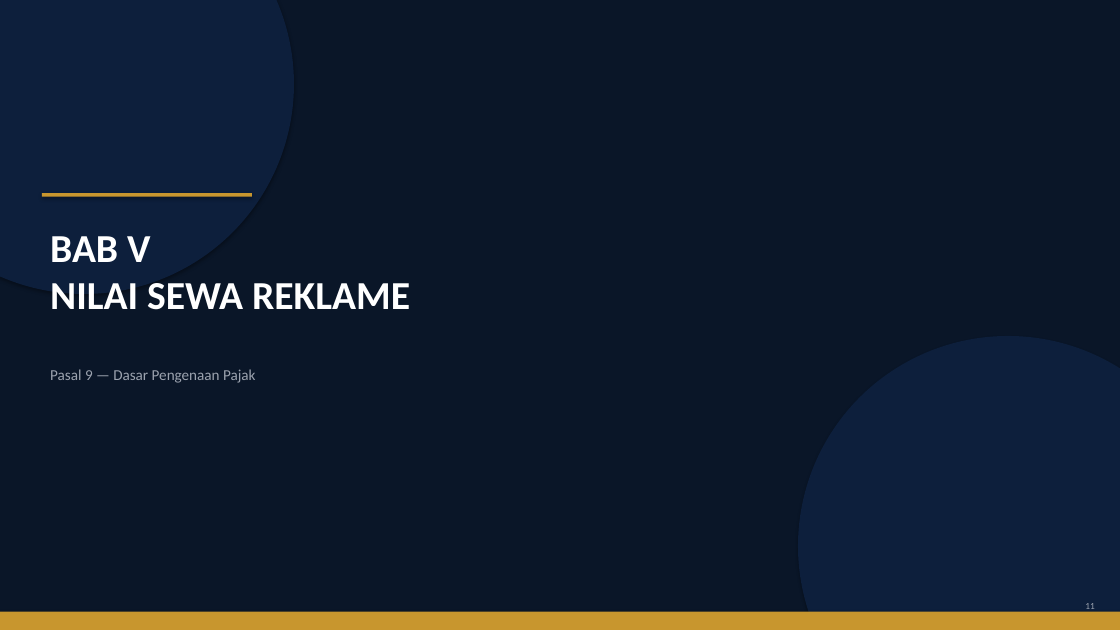
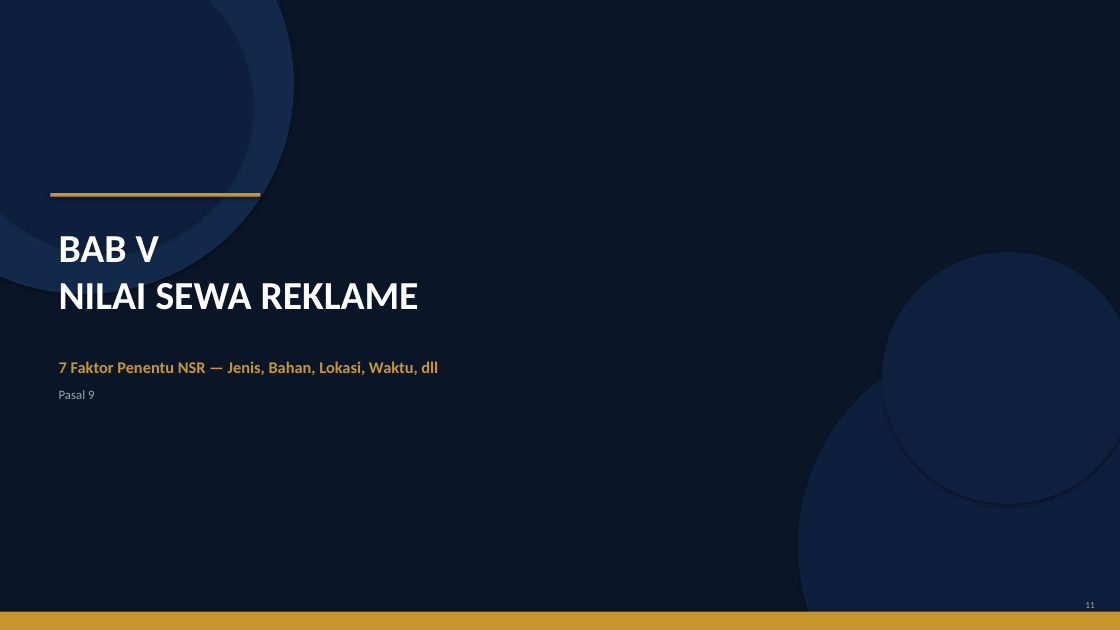
Before and after one commit to rahadiana/coba_ppt, a slide deck: slide 12 of Perwal_Bekasi_51_2024_Pajak_Reklame.pptx. Drawn at 1120x630 pixels with LibreOffice and Linux fonts; fonts in the diff are those of the drawing. Boxes give left, top, right and bottom in pixels: in the first picture for what was removed or moved away, otherwise in the second. Text is boxed around its words. In the diff, an @@ line names an element or a change of style, - is before the commit and + after.

```diff
--- a/Perwal_Bekasi_51_2024_Pajak_Reklame.pptx
+++ b/Perwal_Bekasi_51_2024_Pajak_Reklame.pptx
@@ ellipse: place and size @@
-ellipse at bbox=[0, 0, 294, 294]
+ellipse at bbox=[0, 0, 252, 252]
@@ ellipse added at bbox=[0, 0, 294, 294], fill #12294A @@
@@ rectangle: place and size @@
-rectangle at bbox=[42, 193, 252, 197]
+rectangle at bbox=[50, 193, 260, 197]
@@ text "BAB V NILAI SEWA REKLAME": place and size @@
-text "BAB V NILAI SEWA REKLAME" at bbox=[50, 236, 410, 310]
+text "BAB V NILAI SEWA REKLAME" at bbox=[59, 236, 419, 310]
@@ ellipse added at bbox=[882, 252, 1120, 504], fill #0E203E @@
@@ text added at bbox=[59, 361, 438, 375], 14 pt, text #C8962E, bold @@
+7 Faktor Penentu NSR — Jenis, Bahan, Lokasi, Waktu, dll
@@ text at bbox=[59, 390, 94, 399]: text changed; size 13 to 11 pt @@
-Pasal 9 — Dasar Pengenaan Pajak
+Pasal 9
```
Also in this commit, not shown: 32 other slides changed, 1 other file.
